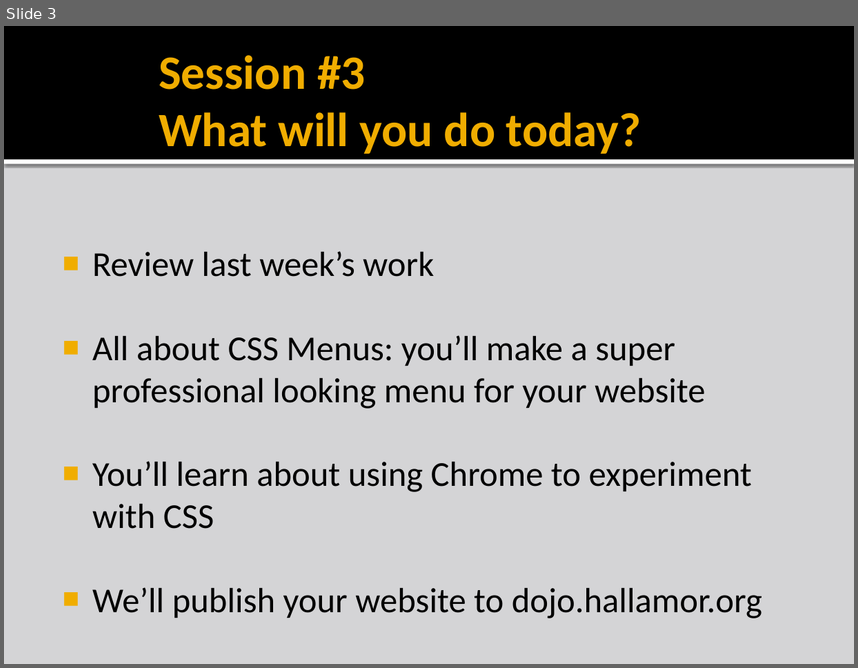
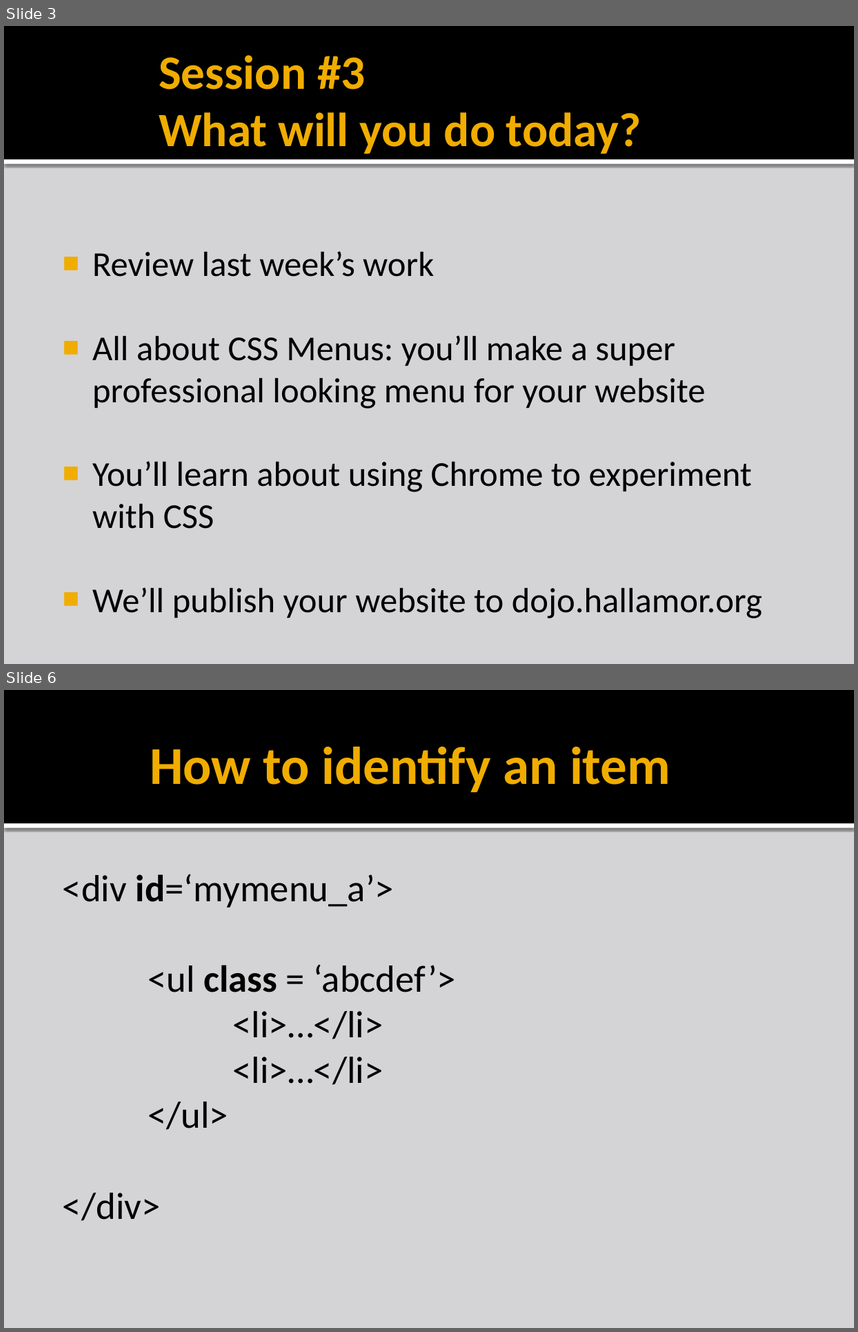
Before and after one commit to liamf/coderdojo-bray, a slide deck: html/presentations/CoderDojoBrayHTML_session3.pptx. Shown one above the other, each under a label of ours: slide 3 before the commit, slides 3 and 6 after it; the slides between them are not shown. The pictures are 858x668 and 858x1332 pixels, drawn with LibreOffice and Linux fonts; fonts in the diff are those of the drawing; background and template pictures are left out. Boxes give left, top, right and bottom in pixels: in the first picture for what was removed or moved away, otherwise in the second. Text is boxed around its words. In the diff, an @@ line names an element or a change of style, - is before the commit and + after.

```diff
--- a/html/presentations/CoderDojoBrayHTML_session3.pptx
+++ b/html/presentations/CoderDojoBrayHTML_session3.pptx
@@ slide 6 added at (4,690,854,1328), background #D4D4D6; not listed: 2 template elements that a slide beside it also shows @@
@@ title added at (150,747,671,792), 45 pt, text #F0AD00, bold @@
+How to identify an item
@@ text added at (63,874,456,1221), 32 pt, text #000000 @@
+<div id=‘mymenu_a’>
+<ul class = ‘abcdef’>
+<li>…</li>
+<li>…</li>
+</ul>
+</div>
```
Also in this commit, not shown: 2 slides changed, 15 other slides added, 5 other files.
